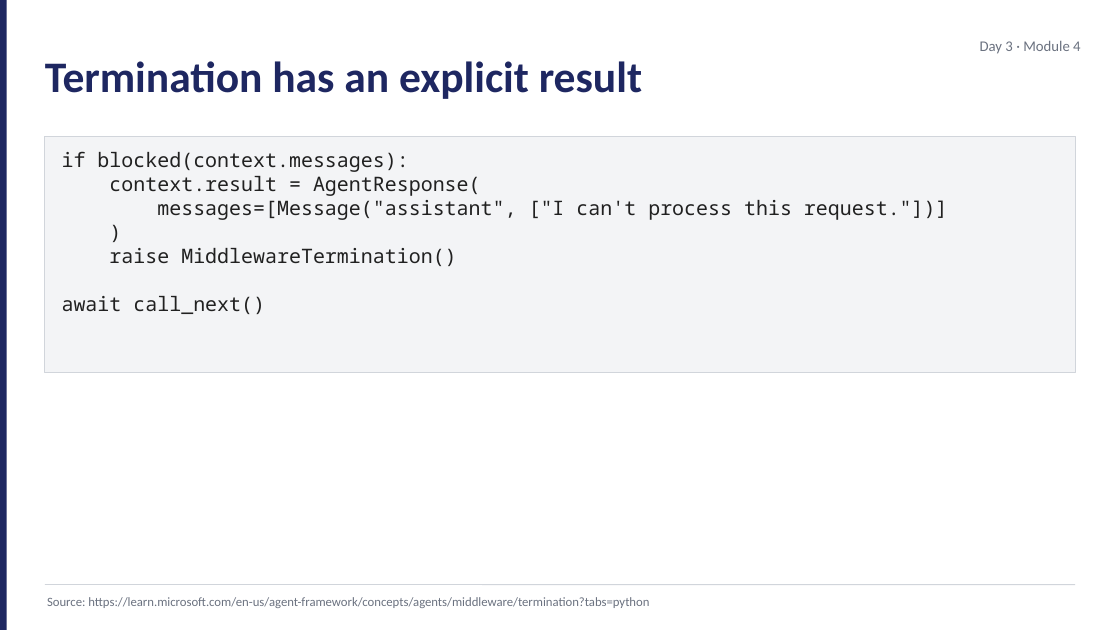
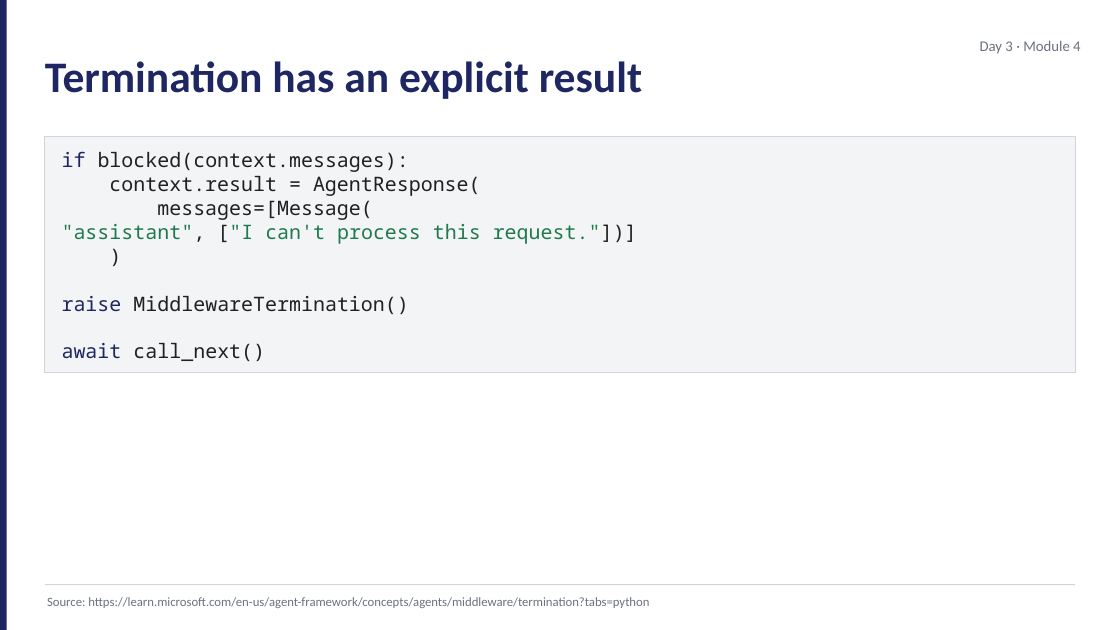
Before and after one commit to JimPiquant/Building-AI-Apps-and-Agents, a slide deck: slide 9 of decks/day3/module-4-middleware.pptx. Drawn at 1120x630 pixels with LibreOffice and Linux fonts; fonts in the diff are those of the drawing. Boxes give left, top, right and bottom in pixels: in the first picture for what was removed or moved away, otherwise in the second. Text is boxed around its words. In the diff, an @@ line names an element or a change of style, - is before the commit and + after.

```diff
--- a/decks/day3/module-4-middleware.pptx
+++ b/decks/day3/module-4-middleware.pptx
@@ text at bbox=[62, 151, 409, 172]: text colour #212121 to #1E2761 in "if" @@
@@ text at bbox=[62, 200, 637, 244]: text changed; text colour #212121 to #1F7A4D @@
-messages=[Message("assistant", ["I can't process this request."])]
+messages=[Message(
+"assistant", ["I can't process this request."])]
@@ text at bbox=[62, 296, 408, 361]: text changed @@
-raise MiddlewareTermination()
-await call_next()
+raise MiddlewareTermination()
+await call_next()
```
Also in this commit, not shown: 1 other slide changed, 10 other files.
